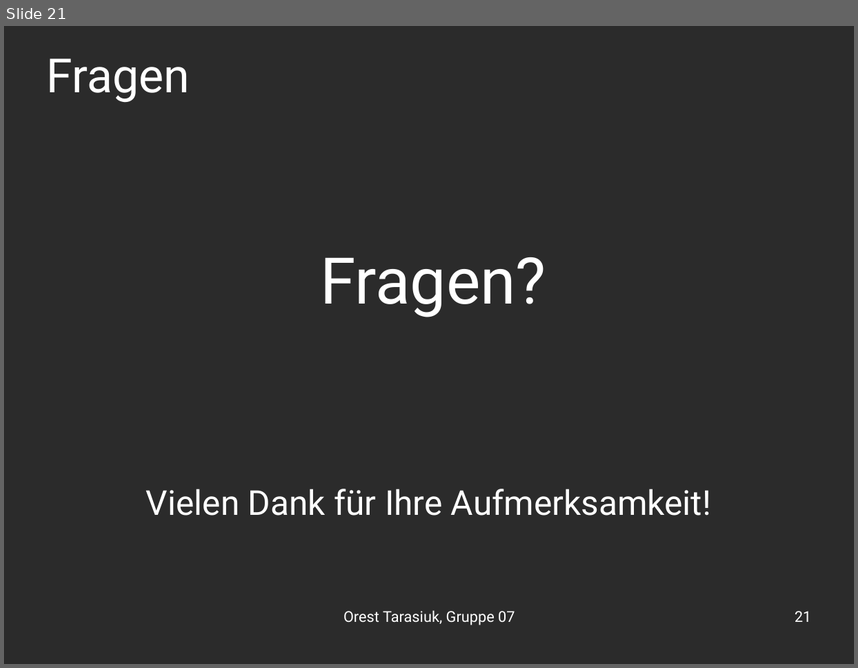
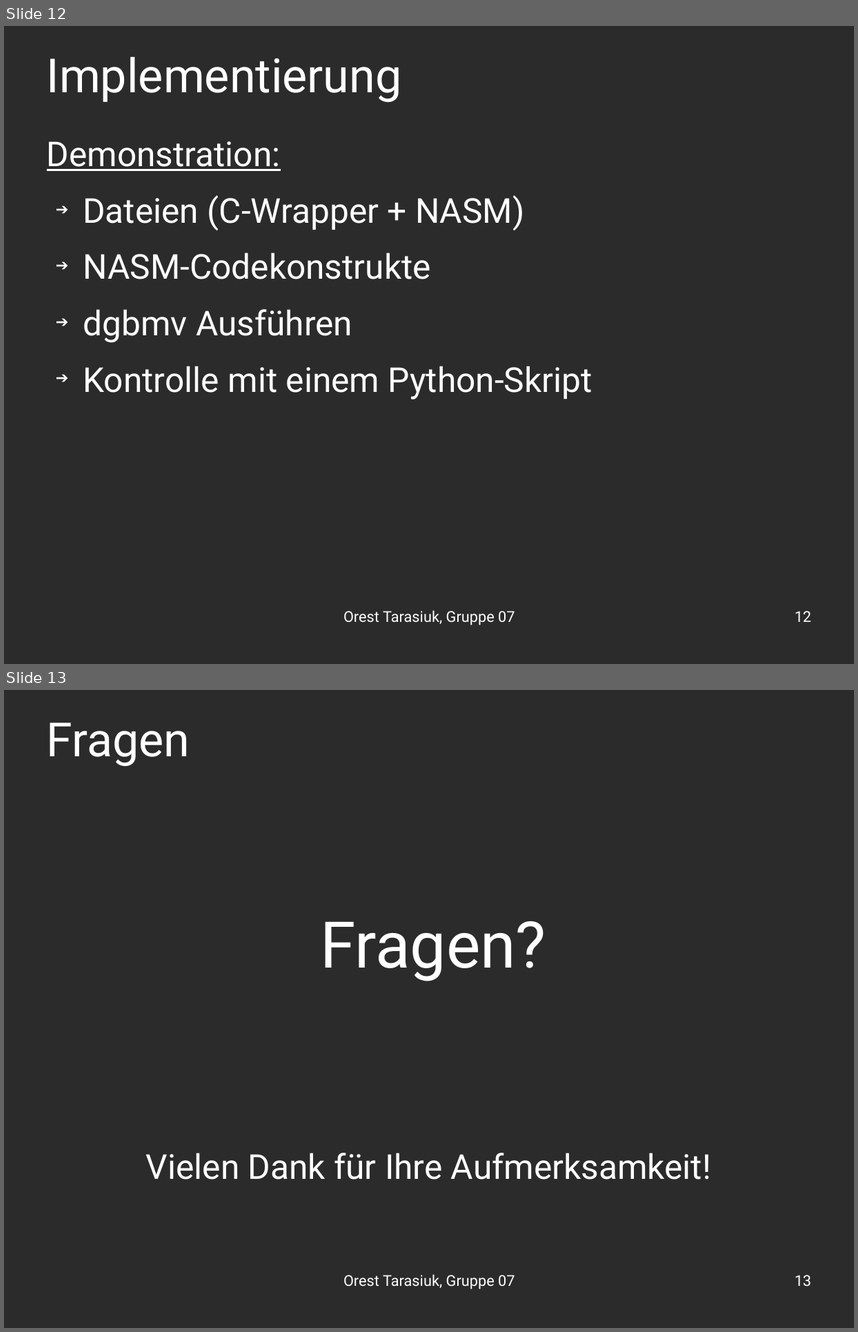
Before and after one commit to OrestTa/etip, a slide deck: Projekt2/Vortrag/vortrag2.odp. Shown one above the other, each under a label of ours: slide 21 before the commit, slides 12 and 13 after it. The pictures are 858x668 and 858x1332 pixels, drawn with LibreOffice and Linux fonts; fonts in the diff are those of the drawing; background and template pictures are left out; a plain dark background stands for a picture behind light text. Boxes give left, top, right and bottom in pixels: in the first picture for what was removed or moved away, otherwise in the second. Text is boxed around its words. In the diff, an @@ line names an element or a change of style, - is before the commit and + after.

```diff
--- a/Projekt2/Vortrag/vortrag2.odp
+++ b/Projekt2/Vortrag/vortrag2.odp
@@ slide 12 added at [4,26,854,664], background picture (left out) @@
@@ title added at [47,56,402,103], 44 pt, text #FFFFFF @@
+Implementierung
@@ text added at [47,141,593,399], 32 pt, text #FFFFFF @@
+Demonstration:
+➔ Dateien (C-Wrapper + NASM)
+➔ NASM-Codekonstrukte
+➔ dgbmv Ausführen
+➔ Kontrolle mit einem Python-Skript
@@ text added at [343,610,515,625], 14 pt, text #FFFFFF @@
+Orest Tarasiuk, Gruppe 07
@@ page number added at [795,610,811,621], 14 pt, text #FFFFFF @@
+12
@@ what was slide 21 is now slide 13 @@
@@ page number at [795,1274,811,1286]: text changed @@
-21
+13
```
Also in this commit, not shown: 4 slides changed, 7 other slides added, 16 slides removed.
